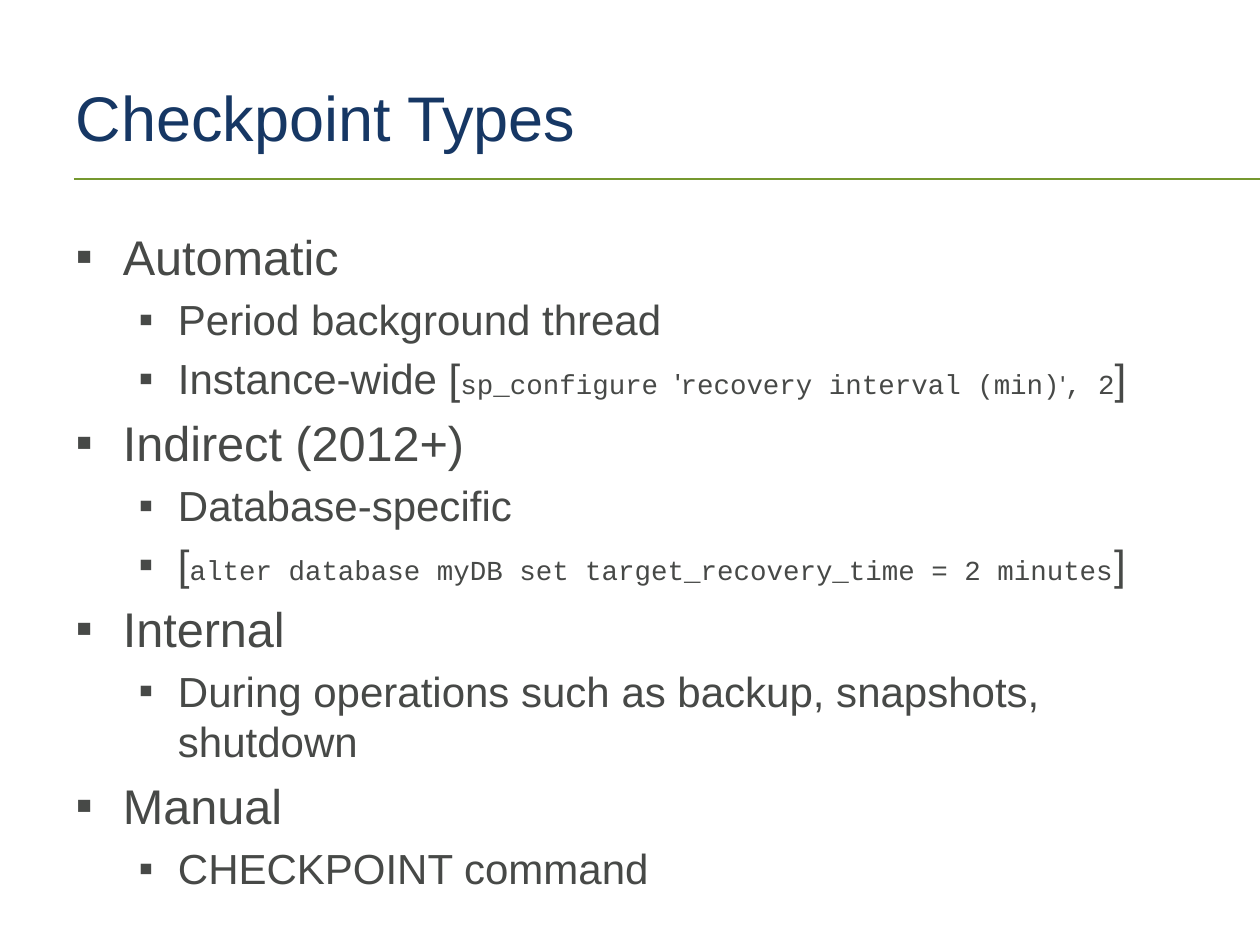
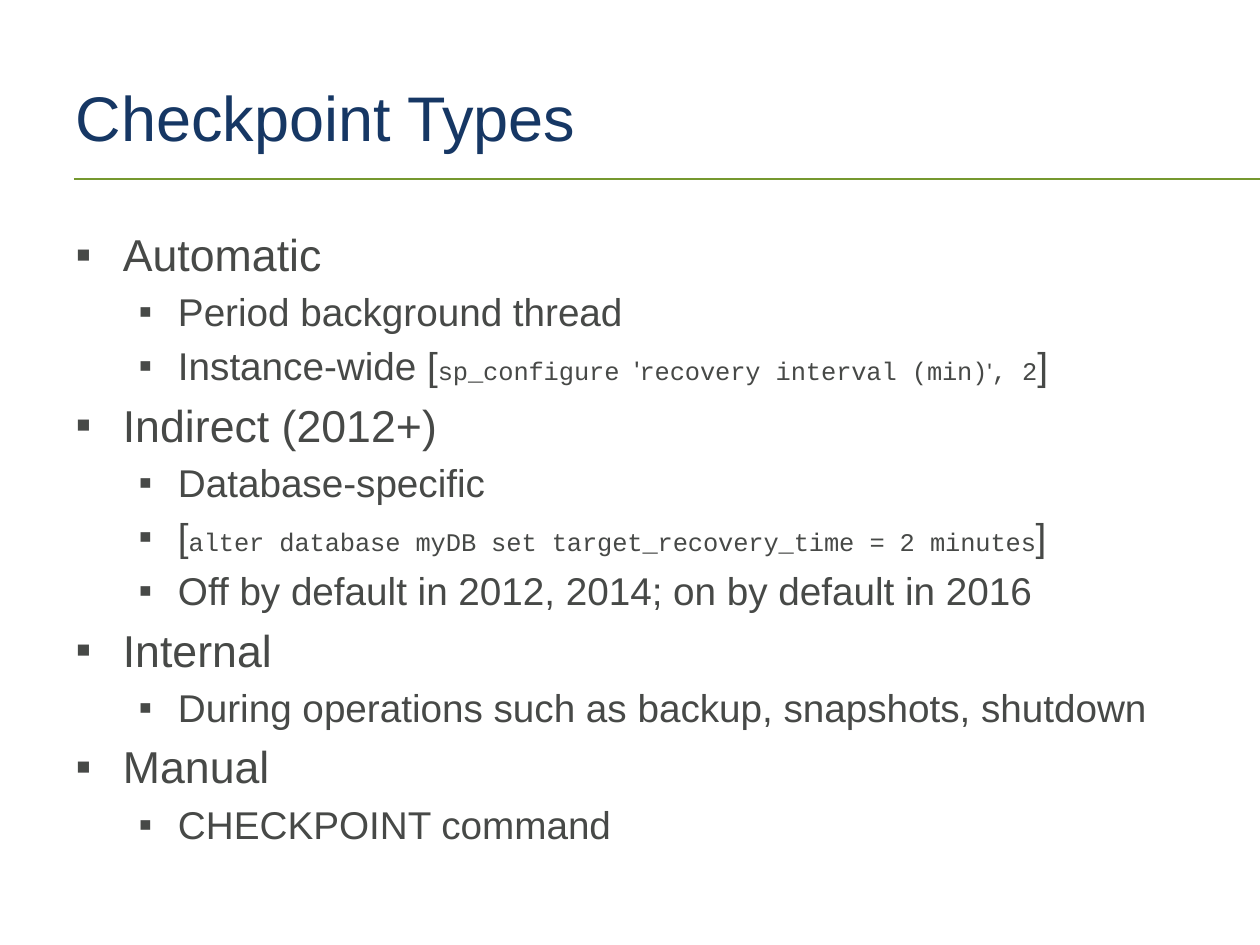
Before and after one commit to tf3604/LogFilePresentation, a slide deck: slide 30 of TransactionLog.pptx. Drawn at 1260x945 pixels with LibreOffice and Linux fonts; fonts in the diff are those of the drawing; background and template pictures are left out. Boxes give left, top, right and bottom in pixels: in the first picture for what was removed or moved away, otherwise in the second. Text is boxed around its words. In the diff, an @@ line names an element or a change of style, - is before the commit and + after.

```diff
--- a/TransactionLog.pptx
+++ b/TransactionLog.pptx
@@ text at <box>123,238,1146,840</box>: size 27.8 to 25.5 pt in "Automatic", "Indirect (2012+)", "Internal", "Manual"; size 24.1 to 22.1 pt in "Period background thread", "Instance-wide [sp_configure 2]", "Database-specific", "[alter minutes]" and 2 more places; size 15.7 to 14.4 pt in "[sp_configure 'recovery interval (min)', 2]", "[alter database myDB set target_recovery_time = 2 ..."; size 16.6 to 15.3 pt in "'recovery"; size 14.8 to 13.6 pt in "(min)'," @@
@@ text at <box>178,577,1032,613</box>: paragraph added @@
+  ▪ Off by default in 2012, 2014; on by default in 2016
```
